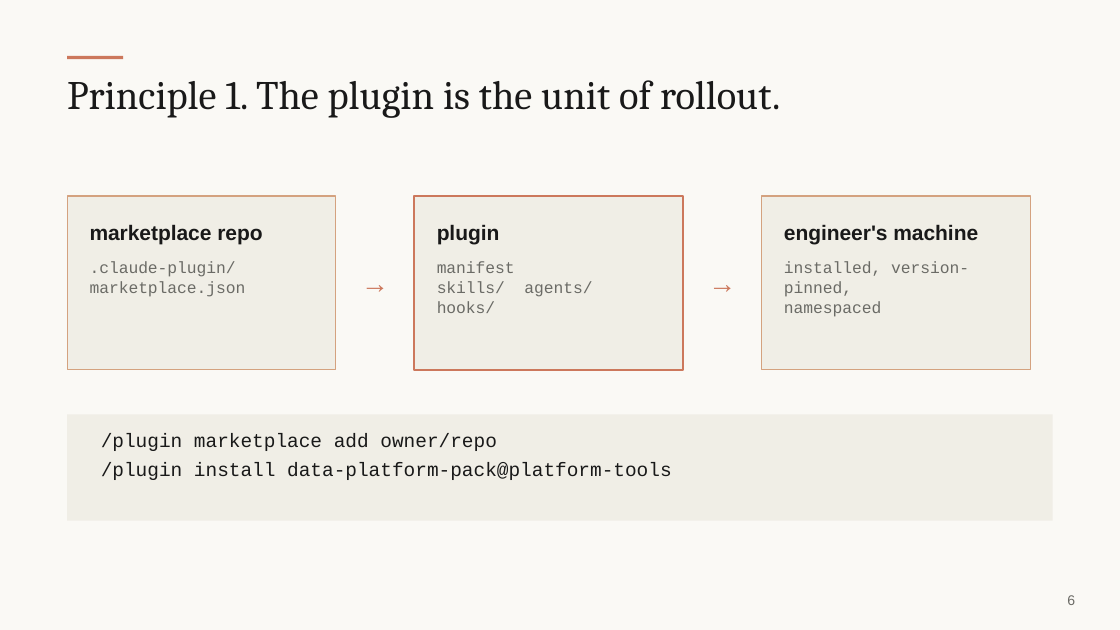
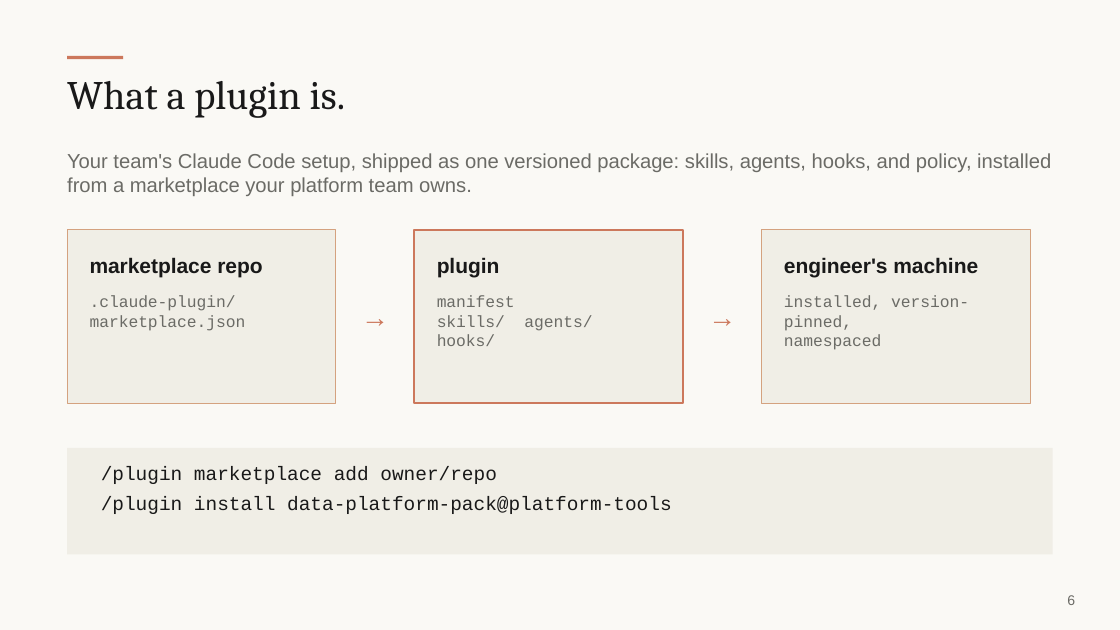
Before and after one commit to andymadson/data-platform-pack, a slide deck: slide 6 of enablement/deck/presentation-deck.pptx. Drawn at 1120x630 pixels with LibreOffice and Linux fonts; fonts in the diff are those of the drawing. Boxes give left, top, right and bottom in pixels: in the first picture for what was removed or moved away, otherwise in the second. Text is boxed around its words. In the diff, an @@ line names an element or a change of style, - is before the commit and + after.

Commit message:
Room deck: say what a plugin is, show what is inside, argue why it beats folder copies

```diff
--- a/enablement/deck/presentation-deck.pptx
+++ b/enablement/deck/presentation-deck.pptx
@@ text at (67,81,345,118): text changed @@
-Principle 1. The plugin is the unit of rollout.
+What a plugin is.
@@ text added at (67,153,1051,196), 13 pt, text #6B6B66 @@
+Your team's Claude Code setup, shipped as one versioned package: skills, agents, hooks, and policy, installed from a marketplace your platform team owns.
@@ 9 texts, 4 rectangles: place and size @@
-9 texts, 4 rectangles at (67,196,1053,521)
+9 texts, 4 rectangles at (67,230,1053,554)
```
Also in this commit, not shown: 6 other slides changed, 2 slides added, 2 other files.
